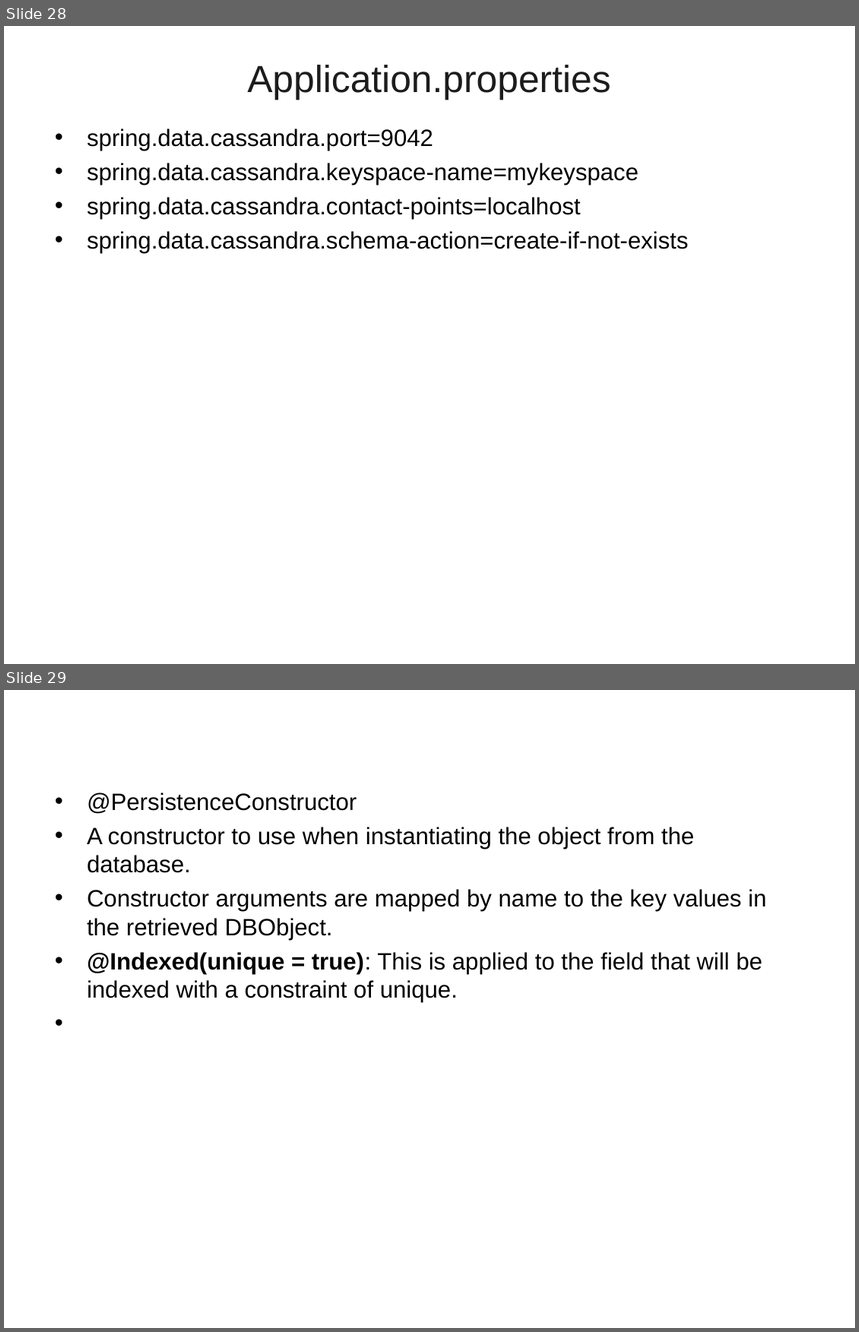
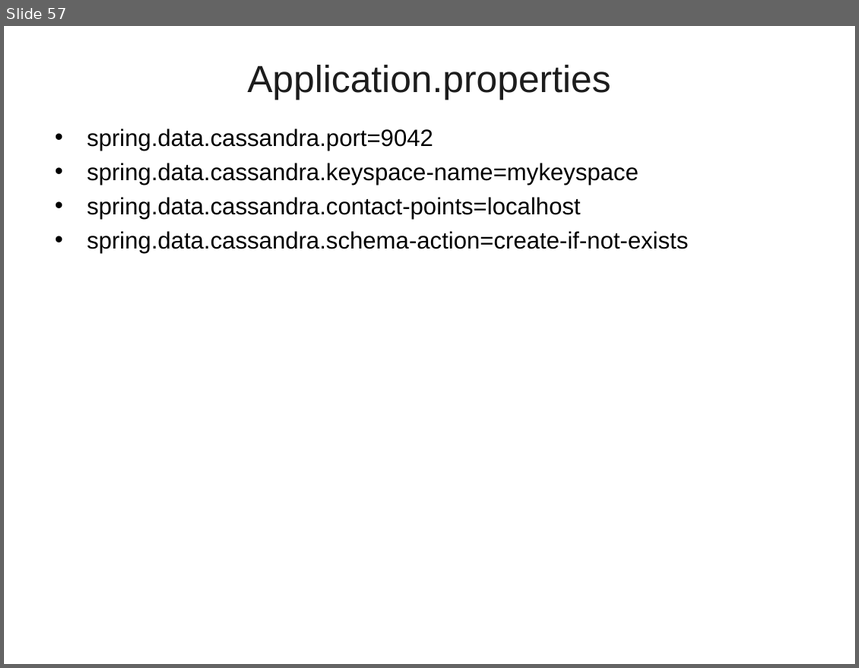
Before and after one commit to vicky-sai/PPTs, a slide deck: SpringData_NoSQL.ppt. Shown one above the other, each under a label of ours: slides 28 and 29 before the commit, slide 57 after it. The pictures are 859x1332 and 859x668 pixels, drawn with LibreOffice and Linux fonts; fonts in the diff are those of the drawing; background and template pictures are left out. Boxes give left, top, right and bottom in pixels: in the first picture for what was removed or moved away, otherwise in the second. Text is boxed around its words. In the diff, an @@ line names an element or a change of style, - is before the commit and + after.

```diff
--- a/SpringData_NoSQL.ppt
+++ b/SpringData_NoSQL.ppt
@@ slide 29 removed at (4,690,855,1328), background picture (left out) @@
@@ text removed at (87,793,766,1002) @@
-• @PersistenceConstructor
-• A constructor to use when instantiating the object from the database.
-• Constructor arguments are mapped by name to the key values in the retrieved DBObject.
-• @Indexed(unique = true): This is applied to the field that will be indexed with a constraint of unique.
@@ what was slide 28 is now slide 57 @@
```
Also in this commit, not shown: 1 slide changed, 29 slides added, 2 other slides removed.
